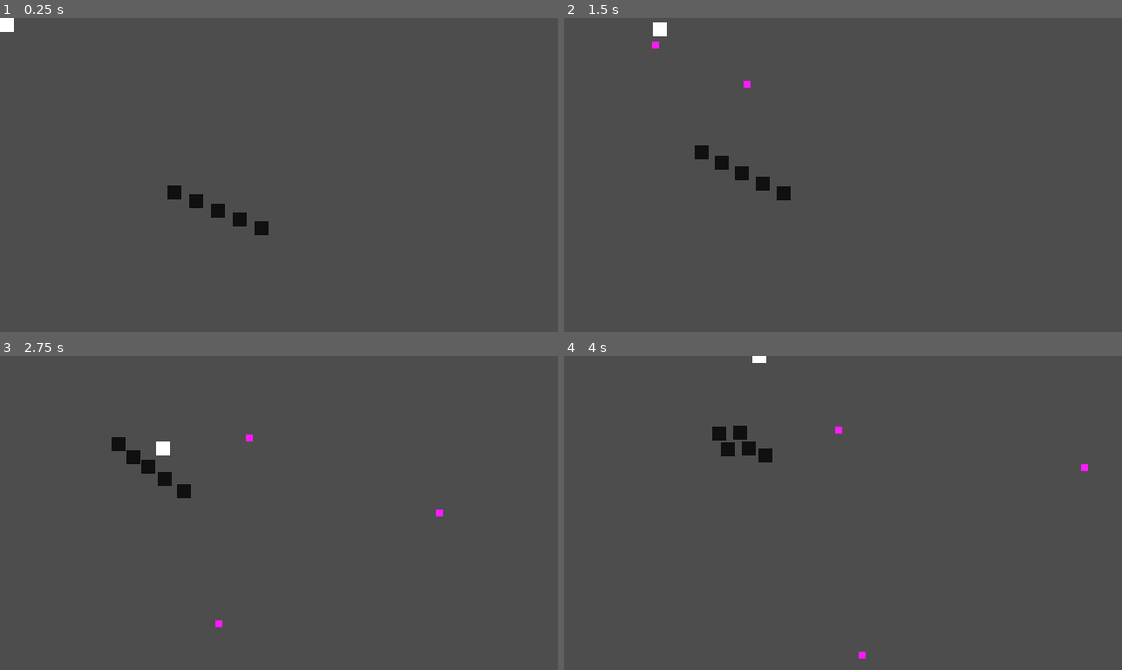
Above: before the commit, frames 1-4 (two rows, left to right).
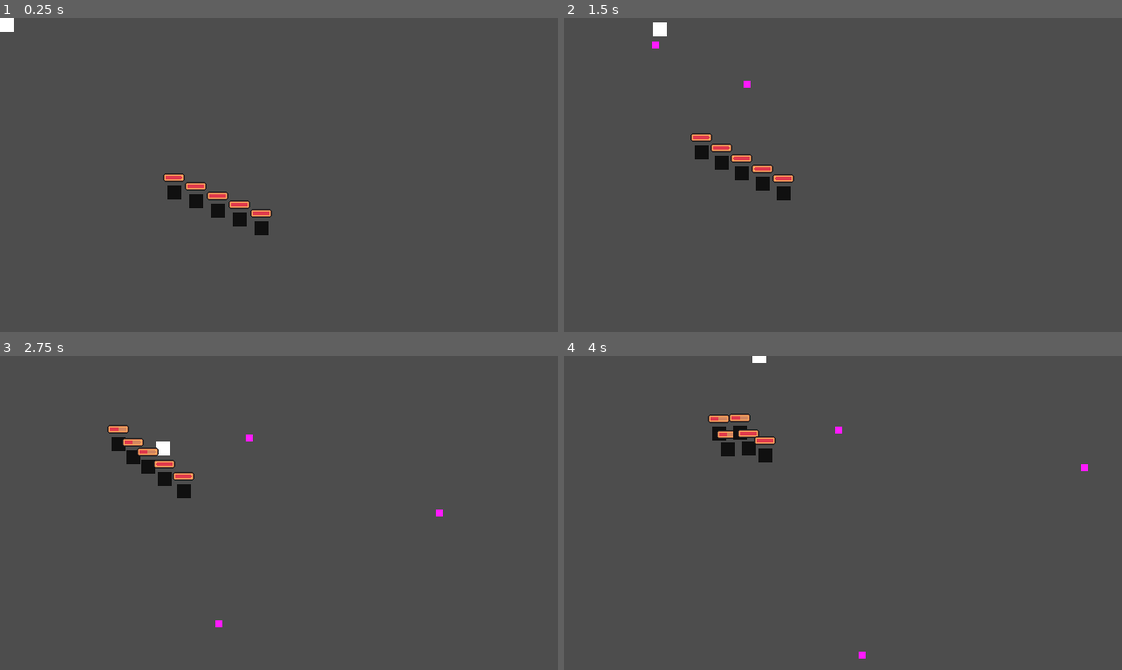
Above: after the commit, the same moments.

Repository: hkattt/fallen-angel
Game: Godot game, scene res://scenes/game.tscn
Two runs of this game, one before a commit and one after it. Both use one fixed random seed, a clock stepped at 60 frames per second and the inputs below.
Inputs (mouse positions are in pixels of both pictures, inside the frame that each line leads up to):
- Up to frame 1 (0.25 s): no input
- Up to frame 2 (1.5 s): move the mouse to (965, 159) at 0.52 s; hold D (move_right) 0.53-1.28 s; click (965, 159) at 0.6 s; move the mouse to (731, 190) at 1.27 s; hold S (move_down) from 1.28 s (still down); click (731, 190) at 1.35 s
- Up to frame 3 (2.75 s): move the mouse to (334, 443) at 2.02 s; release S (move_down) at 2.03 s; hold D (move_right) from 2.03 s (still down); click (334, 443) at 2.1 s
- Up to frame 4 (4 s): move the mouse to (815, 575) at 2.77 s; release D (move_right) at 2.78 s; hold W (move_up) 2.78-3.53 s; click (815, 575) at 2.85 s; move the mouse to (1010, 560) at 3.52 s; hold A (move_left) from 3.53 s (still down); click (1010, 560) at 3.6 s

The runs differ from the first frame. In frame 1, 0.5% of the frame differs, in the area x 29-49%, y 49-64%; in frame 2, 0.5%; in frame 3, 0.5%; in frame 4, 0.5%.

Commit message:
4 - Added health bar

Diff:
--- a/src/scenes/components/health/health.gd
+++ b/src/scenes/components/health/health.gd
@@ -1,11 +1,19 @@
 class_name Health extends Node2D
 
 signal health_depleted
+signal took_damage
 
 @export var health: float
 
+var max_health: float
+
+func _ready() -> void:
+	max_health = health
+
 func take_damage(damage: float):
 	health = max(health - damage, 0.0)
-	print(health)
+
+	took_damage.emit()
+
 	if health == 0.0:
 		health_depleted.emit()
--- a/src/scenes/enemies/coal.tscn
+++ b/src/scenes/enemies/coal.tscn
@@ -1,13 +1,15 @@
-[gd_scene load_steps=5 format=3 uid="uid://dx1tmvagmv17l"]
+[gd_scene load_steps=6 format=3 uid="uid://dx1tmvagmv17l"]
 
 [ext_resource type="Script" uid="uid://dcebud64oq6rt" path="res://scenes/enemies/coal.gd" id="1_go4gr"]
 [ext_resource type="PackedScene" uid="uid://bso7cgdni7cqe" path="res://scenes/components/hurt_box/hurt_box.tscn" id="2_8i012"]
 [ext_resource type="PackedScene" uid="uid://cndh0xt5nkkok" path="res://scenes/components/health/health.tscn" id="3_hcs2l"]
+[ext_resource type="PackedScene" uid="uid://dmn31138i5wuk" path="res://scenes/ui/health_bar/health_bar.tscn" id="4_hcs2l"]
 
 [sub_resource type="RectangleShape2D" id="RectangleShape2D_go4gr"]
 size = Vector2(16, 16)
 
 [node name="Coal" type="CharacterBody2D"]
+texture_filter = 3
 script = ExtResource("1_go4gr")
 
 [node name="Polygon2D" type="Polygon2D" parent="."]
@@ -24,3 +26,10 @@
 
 [node name="Health" parent="." instance=ExtResource("3_hcs2l")]
 health = 100.0
+
+[node name="HealthBar" parent="." node_paths=PackedStringArray("health") instance=ExtResource("4_hcs2l")]
+offset_left = -5.0
+offset_top = -14.0
+offset_right = 20.0
+offset_bottom = -4.0
+health = NodePath("../Health")
--- /dev/null
+++ b/src/scenes/ui/health_bar/health_bar.gd
@@ -0,0 +1,11 @@
+class_name HealthBar extends TextureProgressBar
+
+@export var health: Health
+
+func _ready() -> void:
+	health.took_damage.connect(Callable(_on_took_damage))
+	max_value = health.max_health
+	value = health.health
+
+func _on_took_damage():
+	value = health.health
--- /dev/null
+++ b/src/scenes/ui/health_bar/health_bar.tscn
@@ -0,0 +1,17 @@
+[gd_scene load_steps=4 format=3 uid="uid://dmn31138i5wuk"]
+
+[ext_resource type="Script" uid="uid://h11mcye5gfr1" path="res://scenes/ui/health_bar/health_bar.gd" id="1_ruhgv"]
+[ext_resource type="Texture2D" uid="uid://du22u04cf60po" path="res://assets/images/ui/healthbar-under.png" id="2_07cyp"]
+[ext_resource type="Texture2D" uid="uid://ddv3wnanmn2e2" path="res://assets/images/ui/healthbar-progress.png" id="3_v8cic"]
+
+[node name="HealthBar" type="TextureProgressBar"]
+texture_filter = 1
+custom_minimum_size = Vector2(25, 10)
+nine_patch_stretch = true
+stretch_margin_left = 3
+stretch_margin_top = 3
+stretch_margin_right = 3
+stretch_margin_bottom = 3
+texture_under = ExtResource("2_07cyp")
+texture_progress = ExtResource("3_v8cic")
+script = ExtResource("1_ruhgv")
Binary file added: src/assets/images/ui/healthbar-progress.png
Not shown, added: src/assets/images/ui/healthbar-progress.png.import
Binary file added: src/assets/images/ui/healthbar-under.png
Not shown, added: src/assets/images/ui/healthbar-under.png.import
Not shown, added: src/scenes/ui/health_bar/health_bar.gd.uid
